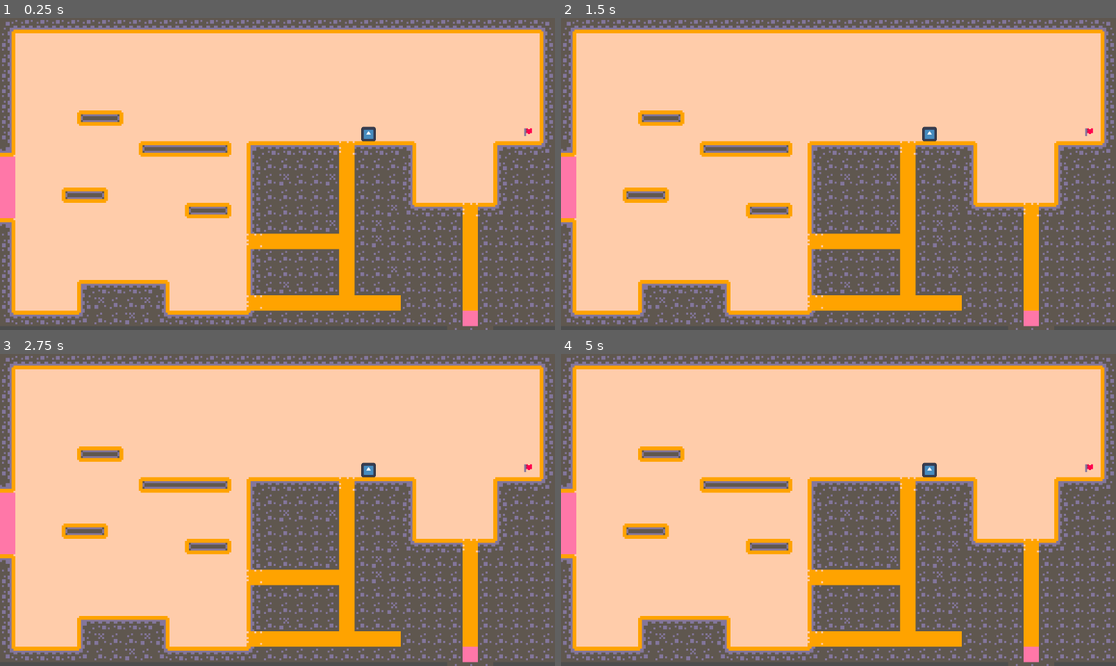
Above: before the commit, frames 1-4 (two rows, left to right).
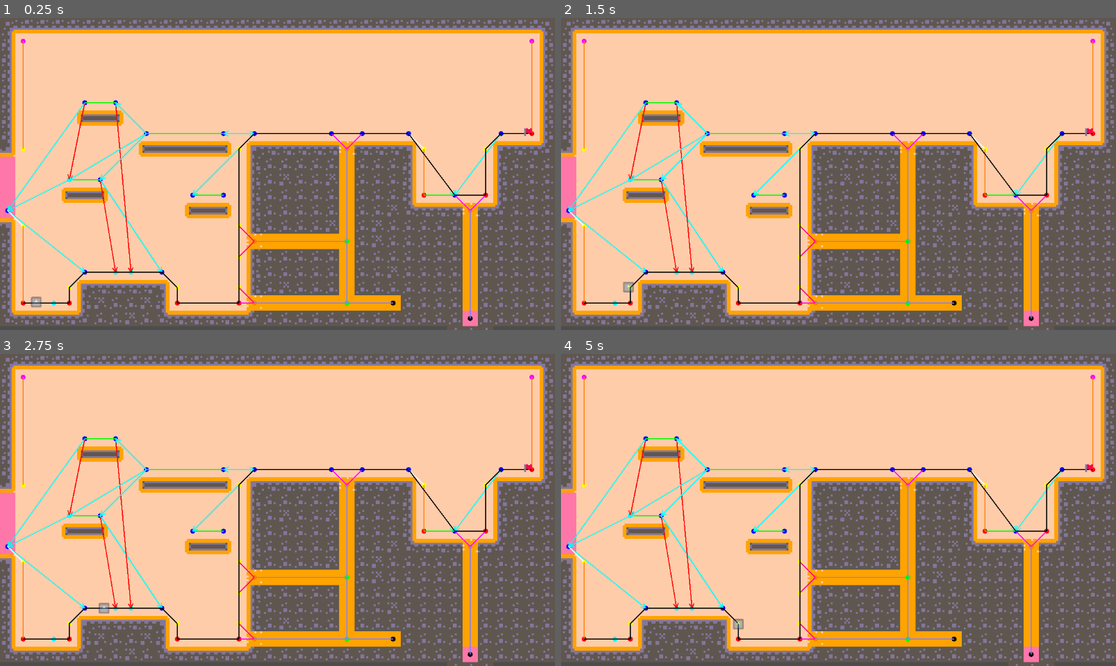
Above: after the commit, the same moments.

Repository: marolmmar1/TFG
Game: Godot game, scene res://Develop/Bioma.tscn
Same seed, same stepped clock (60 frames per second), same inputs: the game is played once before the commit and once after it. The engine's default icon, where the game draws it, is replaced by a stand-in: a white triangle on a blue panel in a dark square.
Inputs:
- Up to frame 1 (0.25 s): no input
- Up to frame 2 (1.5 s): no input
- Up to frame 3 (2.75 s): tap Enter at 2 s
- Up to frame 4 (5 s): tap Space at 2.75, 4.25 s; tap Enter at 3.5 s

The runs differ from the first frame. In frame 1, 3.1% of the frame differs, in the area x 0-97%, y 6-98%; in frame 2, 3.1%; in frame 3, 3.1%; in frame 4, 3.1%.
Error before the commit: Cannot call method 'get_used_cells' on a null value. (res://AStar/a_star.gd:57)

Commit message:
refactored and fixed some movement issues

Diff:
--- a/Creatures/GroundCreature/GroundCreature.tscn
+++ b/Creatures/GroundCreature/GroundCreature.tscn
@@ -15,7 +15,7 @@
 [ext_resource type="Script" path="res://Creatures/GroundCreature/ground_creature_ai.gd" id="13_nlyld"]
 
 [sub_resource type="CircleShape2D" id="CircleShape2D_2owua"]
-radius = 18.0278
+radius = 13.4509
 
 [node name="Creature" type="CharacterBody2D"]
 position = Vector2(714, 237)
@@ -24,11 +24,46 @@
 collision_mask = 3
 script = ExtResource("1_8im78")
 
+[node name="Raycasts" type="Node2D" parent="."]
+
+[node name="DownRaycast" type="RayCast2D" parent="Raycasts"]
+target_position = Vector2(0, 25)
+collision_mask = 3
+
+[node name="RightRaycast" type="RayCast2D" parent="Raycasts"]
+target_position = Vector2(25, 0)
+collision_mask = 3
+
+[node name="LeftRaycast" type="RayCast2D" parent="Raycasts"]
+target_position = Vector2(-25, 0)
+collision_mask = 3
+
+[node name="UpRaycast" type="RayCast2D" parent="Raycasts"]
+target_position = Vector2(0, -25)
+collision_mask = 3
+
+[node name="DLRaycast" type="RayCast2D" parent="Raycasts"]
+target_position = Vector2(-25, 25)
+collision_mask = 3
+
+[node name="DRRaycast" type="RayCast2D" parent="Raycasts"]
+target_position = Vector2(25, 25)
+collision_mask = 3
+
+[node name="ULRaycast" type="RayCast2D" parent="Raycasts"]
+target_position = Vector2(-25, -25)
+collision_mask = 3
+
+[node name="URRaycast" type="RayCast2D" parent="Raycasts"]
+target_position = Vector2(25, -25)
+collision_mask = 3
+
 [node name="CollisionShape2D" type="CollisionShape2D" parent="."]
 shape = SubResource("CircleShape2D_2owua")
 
 [node name="Sprite2D" type="Sprite2D" parent="."]
-scale = Vector2(0.28125, 0.28125)
+modulate = Color(1, 1, 1, 0.45098)
+scale = Vector2(0.209308, 0.209308)
 texture = ExtResource("2_7cq72")
 
 [node name="Controller" type="Node" parent="."]
--- a/Creatures/GroundCreature/ground_creature.gd
+++ b/Creatures/GroundCreature/ground_creature.gd
@@ -2,6 +2,7 @@
 
 @export_category("Main")
 @export var ai_time = 0.5
+@export var raycasts_length = 25
 
 @export_category("Provided")
 @export var astar: Node2D
@@ -13,14 +14,70 @@
 @onready var ai = $AI
 @onready var ai_timer: Timer = $AITimer
 
+@onready var down_raycast: RayCast2D = $Raycasts/DownRaycast
+@onready var up_raycast: RayCast2D = $Raycasts/UpRaycast
+@onready var left_raycast: RayCast2D = $Raycasts/LeftRaycast
+@onready var right_raycast: RayCast2D = $Raycasts/RightRaycast
+@onready var dl_raycast: RayCast2D = $Raycasts/DLRaycast
+@onready var dr_raycast: RayCast2D = $Raycasts/DRRaycast
+@onready var ul_raycast: RayCast2D = $Raycasts/ULRaycast
+@onready var ur_raycast: RayCast2D = $Raycasts/URRaycast
+
 func _ready() -> void:
 
 	controller.init(self)
 	ai.init(astar, controller, target)
 
+	down_raycast.target_position = Vector2(0, raycasts_length)
+	up_raycast.target_position = Vector2(0, -raycasts_length)
+	left_raycast.target_position = Vector2(-raycasts_length, 0)
+	right_raycast.target_position = Vector2(raycasts_length, 0)
+	dl_raycast.target_position = Vector2(-raycasts_length, raycasts_length)
+	dr_raycast.target_position = Vector2(raycasts_length, raycasts_length)
+	ul_raycast.target_position = Vector2(-raycasts_length, -raycasts_length)
+	ur_raycast.target_position = Vector2(raycasts_length, -raycasts_length)
+
 	# ai_timer.wait_time = ai_time
 	# ai_timer.timeout.connect(ai_tick)
 	# ai_timer.start()
+
+func check_is_on_floor() -> bool:
+	return down_raycast.is_colliding()
+
+func check_is_on_wall() -> bool:
+	return left_raycast.is_colliding() or right_raycast.is_colliding()
+
+func check_is_on_tunnel() -> bool:
+	if down_raycast.is_colliding() and up_raycast.is_colliding():
+		return true
+	elif left_raycast.is_colliding() and right_raycast.is_colliding():
+		return true
+	elif dl_raycast.is_colliding() and dr_raycast.is_colliding() and ul_raycast.is_colliding() and ur_raycast.is_colliding():
+		return true
+
+	return false
+
+func get_wall_dir() -> Vector2: #TODO do something if both
+	if left_raycast.is_colliding():
+		return Vector2.LEFT
+	elif right_raycast.is_colliding():
+		return Vector2.RIGHT
+
+	return Vector2.ZERO
+
+func set_collision_for_tunnel(value: bool): # Disable or enable collision with tunnel gates while in or out of tunnel
+	set_collision_layer_value(2, value)
+	set_collision_mask_value(2, value)
+
+	down_raycast.set_collision_mask_value(2, value)
+	up_raycast.set_collision_mask_value(2, value)
+	left_raycast.set_collision_mask_value(2, value)
+	right_raycast.set_collision_mask_value(2, value)
+	dl_raycast.set_collision_mask_value(2, value)
+	dr_raycast.set_collision_mask_value(2, value)
+	ul_raycast.set_collision_mask_value(2, value)
+	ur_raycast.set_collision_mask_value(2, value)
+
 
 func _process(delta: float) -> void:
 	ai_tick()
--- a/Creatures/GroundCreature/ground_creature_ai.gd
+++ b/Creatures/GroundCreature/ground_creature_ai.gd
@@ -1,6 +1,6 @@
 extends Node2D
 
-@export var detect_node_dist: float = 5
+@export var detect_node_dist: float = 10.0
 @export var unnecessary_jump_threshold: float = 25.0
 
 var astar_graph: Node2D
@@ -175,23 +175,13 @@
 
 
 func walk(next_node):
-	if astar_graph.tmhelper.to_world_position(next_node).x > controller.position.x:
-		controller.queue_change_state(controller.walk_state, {"direction": Vector2.RIGHT})
-	else:
-		controller.queue_change_state(controller.walk_state, {"direction": Vector2.LEFT})
+	controller.queue_change_state(controller.walk_state, {"target node": astar_graph.tmhelper.to_world_position(next_node)})
 
 func climb(next_node):
 	controller.queue_change_state(controller.climb_state, {"target node": astar_graph.tmhelper.to_world_position(next_node)})
 
 func crawl(next_node):
-	if astar_graph.tmhelper.to_world_position(next_node).y > controller.position.y:
-		controller.queue_change_state(controller.crawl_state, {"direction": Vector2.DOWN})
-	elif astar_graph.tmhelper.to_world_position(next_node).y < controller.position.y:
-		controller.queue_change_state(controller.crawl_state, {"direction": Vector2.UP})
-	elif astar_graph.tmhelper.to_world_position(next_node).x > controller.position.x:
-		controller.queue_change_state(controller.crawl_state, {"direction": Vector2.RIGHT})
-	else:
-		controller.queue_change_state(controller.crawl_state, {"direction": Vector2.LEFT})
+	controller.queue_change_state(controller.crawl_state, {"target node": astar_graph.tmhelper.to_world_position(next_node)})
 
 func switch_climbing(next_node, source_node):
 	controller.queue_change_state(controller.switch_climbing_state, {"target node": astar_graph.tmhelper.to_world_position(next_node), "source node": astar_graph.tmhelper.to_world_position(source_node)})
--- a/Creatures/GroundCreature/ground_creature_controller.gd
+++ b/Creatures/GroundCreature/ground_creature_controller.gd
@@ -55,7 +55,6 @@
 	jump_state.init(controller)
 	jump_state.on_change_state.connect(change_state)
 
-
 func _physics_process(delta: float):
 	if not controller:
 		return
--- a/Creatures/States/climb_state.gd
+++ b/Creatures/States/climb_state.gd
@@ -10,18 +10,19 @@
 func enter(vars):
 	target_node = vars["target node"]
 
-	assert(controller.is_on_wall())
-	wall_dir = -controller.get_slide_collision(0).get_normal()
+	assert(controller.check_is_on_wall())
+	wall_dir = controller.get_wall_dir()
 
 
 func check_conditions(vars) -> bool:
-	return controller.is_on_wall()
+	return controller.check_is_on_wall()
 
 func tick(delta):
-	controller.velocity.x = wall_dir.x * 0.1
+
 	controller.velocity.y = (target_node - controller.position).normalized().y * speed
-
-	if not controller.is_on_wall():
-		on_change_state.emit(fall_state, {})
+	controller.velocity.x = 0
 
 	controller.move_and_slide()
+
+	if not controller.check_is_on_wall():
+		on_change_state.emit(fall_state, {})
--- a/Creatures/States/crawl_state.gd
+++ b/Creatures/States/crawl_state.gd
@@ -3,16 +3,25 @@
 @export var speed: float = 100.0
 @export var raycast_length: float = 10.0
 
+var target_node
 
 func enter(vars):
-	controller.velocity = vars["direction"] * speed
+	target_node = vars["target node"]
+
+	controller.set_collision_for_tunnel(false) # Just in case
 
 func check_conditions(vars) -> bool:
 	return (controller.test_move(controller.global_transform, Vector2.UP * raycast_length) and \
 		controller.test_move(controller.global_transform, Vector2.DOWN * raycast_length)) or \
 		(controller.test_move(controller.global_transform, Vector2.RIGHT * raycast_length) and \
-		controller.test_move(controller.global_transform, Vector2.LEFT * raycast_length))
+		controller.test_move(controller.global_transform, Vector2.LEFT * raycast_length)) or \
+		(controller.test_move(controller.global_transform, Vector2(1, 1) * raycast_length) and \
+		controller.test_move(controller.global_transform, Vector2(-1, -1) * raycast_length) and \
+		controller.test_move(controller.global_transform, Vector2(1, -1) * raycast_length) and \
+		controller.test_move(controller.global_transform, Vector2(-1, 1) * raycast_length))
 
 func tick(delta):
 
+	controller.velocity = (target_node - controller.position).normalized() * speed
+
 	controller.move_and_slide()
--- a/Creatures/States/fall_state.gd
+++ b/Creatures/States/fall_state.gd
@@ -5,11 +5,11 @@
 @onready var idle_state = $"../Idle"
 
 func check_conditions(vars) -> bool:
-	return not controller.is_on_floor()
+	return not controller.check_is_on_floor()
 
 func tick(delta):
 
-	if controller.is_on_floor():
+	if controller.check_is_on_floor():
 		on_change_state.emit(idle_state, {})
 
 	controller.velocity.y += gravity * delta
--- a/Creatures/States/jump_state.gd
+++ b/Creatures/States/jump_state.gd
@@ -5,8 +5,10 @@
 
 @onready var fall_state = $"../Fall"
 
+var gravity
+
 func enter(vars):
-	var gravity = fall_state.gravity
+	gravity = fall_state.gravity
 	var target_node = vars["target node"] as Vector2
 
 	# We know that the max v point is target_node.y + v_jump_offset
@@ -29,12 +31,9 @@
 
 	var v0y = -sqrt(max_height * 2 * gravity)
 
-	# Look, I'm not a mathematician. I don't remember how parabolas or quadratic equations work.
-	# I don't know how this is working and why it needs a + or a - in different situations.
-	# I just know it does, and that after A LOT of trial and error, it's working properly. So don't touch it too much.
 	var t_total
 	if target_node.y > controller.position.y:
-		t_total = (-v0y + sqrt(v0y * v0y - 2 * -gravity * dist_y)) / gravity
+		t_total = (-v0y + sqrt(v0y * v0y - 2 * -gravity * dist_y)) / gravity #TODO Doesn't work. Probably not important but I'd be good to fix
 	else:
 		t_total = (-v0y + sqrt(v0y * v0y - 2 * -gravity * -dist_y)) / gravity
 
@@ -43,17 +42,22 @@
 
 	var v0x = dist_x / t_total
 
-	# print("dist_y: ", dist_y)
-	# print("dist_x: ", dist_x)
-	# print("v0y: ", v0y)
-	# print("t_total: ", t_total)
-	# print("v0x: ", v0x)
+	print("dist_y: ", dist_y)
+	print("dist_x: ", dist_x)
+	print("v0y: ", v0y)
+	print("t_total: ", t_total)
+	print("v0x: ", v0x)
 
 	controller.velocity = Vector2(v0x, v0y)
 
+
+func tick(delta):
+	controller.velocity.y += gravity * delta
 	controller.move_and_slide()
 
-	on_change_state.emit(fall_state, {})
+	if not controller.check_is_on_floor():
+		on_change_state.emit(fall_state, {})
+
 
 func check_conditions(vars) -> bool:
-	return controller.is_on_floor()
+	return controller.check_is_on_floor()
--- a/Creatures/States/switch_climbing_state.gd
+++ b/Creatures/States/switch_climbing_state.gd
@@ -30,7 +30,7 @@
 
 
 func check_conditions(vars) -> bool:
-	if not (controller.is_on_wall() or controller.is_on_floor()):
+	if not (controller.check_is_on_wall() or controller.check_is_on_floor()):
 		return false
 
 	var _target_node = vars["target node"] as Vector2
@@ -48,7 +48,7 @@
 
 		if anim_time < 0.1: # Time to get into position
 			# Sprite anim
-			if controller.is_on_wall():
+			if controller.check_is_on_wall():
 				controller.velocity = Vector2(0, source_node.y - controller.position.y).normalized() * fix_pos_speed
 			else:
 				controller.velocity = Vector2(source_node.x - controller.position.x, 0).normalized() * fix_pos_speed
@@ -69,10 +69,10 @@
 	else:
 		#Fix position
 
-		if final_state == idle_climb_state and not controller.is_on_wall():
+		if final_state == idle_climb_state and not controller.check_is_on_wall():
 			controller.velocity.x = fix_pos_speed if (target_node.x - source_node.x) < 0 else -fix_pos_speed
 			controller.move_and_slide()
-		elif final_state == idle_state and not controller.is_on_floor():
+		elif final_state == idle_state and not controller.check_is_on_floor():
 			controller.velocity.y = fix_pos_speed
 			controller.move_and_slide()
 
--- a/Creatures/States/switch_crawl_climb_state.gd
+++ b/Creatures/States/switch_crawl_climb_state.gd
@@ -35,7 +35,7 @@
 
 
 func check_conditions(vars) -> bool:
-	if not (controller.is_on_wall() or controller.is_on_floor()):
+	if not (controller.check_is_on_wall() or controller.check_is_on_floor()):
 		return false
 
 	var _target_node = vars["target node"] as Vector2
@@ -68,11 +68,9 @@
 		else:
 			# Animation complete
 			if final_state == idle_crawl_state:
-				controller.set_collision_layer_value(2, false) # Disable collision with tunnel gates while crawling
-				controller.set_collision_mask_value(2, false)
+				controller.set_collision_for_tunnel(false)
 			else:
-				controller.set_collision_layer_value(2, true) # Enable collision when out of tunnel
-				controller.set_collision_mask_value(2, true)
+				controller.set_collision_for_tunnel(true)
 
 			controller.position = target_node
 			completed = true
@@ -80,7 +78,7 @@
 	else:
 		#Fix position
 
-		if final_state == idle_climb_state and not controller.is_on_wall():
+		if final_state == idle_climb_state and not controller.check_is_on_wall():
 			controller.velocity.x = fix_pos_speed if (target_node.x - source_node.x) < 0 else -fix_pos_speed
 			controller.move_and_slide()
 
--- a/Creatures/States/switch_crawl_walk_state.gd
+++ b/Creatures/States/switch_crawl_walk_state.gd
@@ -35,7 +35,7 @@
 
 
 func check_conditions(vars) -> bool:
-	if not (controller.is_on_wall() or controller.is_on_floor()):
+	if not (controller.check_is_on_wall() or controller.check_is_on_floor()):
 		return false
 
 	var _target_node = vars["target node"] as Vector2
@@ -68,11 +68,9 @@
 		else:
 			# Animation complete
 			if final_state == idle_crawl_state:
-				controller.set_collision_layer_value(2, false) # Disable collision with tunnel gates while crawling
-				controller.set_collision_mask_value(2, false)
+				controller.set_collision_for_tunnel(false)
 			else:
-				controller.set_collision_layer_value(2, true) # Enable collision when out of tunnel
-				controller.set_collision_mask_value(2, true)
+				controller.set_collision_for_tunnel(true)
 
 			controller.position = target_node
 			completed = true
@@ -80,7 +78,7 @@
 	else:
 		#Fix position
 		print("Fixing position")
-		if final_state == idle_state and not controller.is_on_floor():
+		if final_state == idle_state and not controller.check_is_on_floor():
 			controller.velocity.y = fix_pos_speed
 			controller.move_and_slide()
 
--- a/Creatures/States/walk_state.gd
+++ b/Creatures/States/walk_state.gd
@@ -4,16 +4,20 @@
 
 @onready var fall_state = $"../Fall"
 
+var target_node
+
 func enter(vars):
-	controller.velocity.x = vars["direction"].x * speed
-	controller.velocity.y = 0.1
+	target_node = vars["target node"]
 
 func check_conditions(vars) -> bool:
-	return controller.is_on_floor()
+	return controller.check_is_on_floor()
 
 func tick(delta):
 
-	if not controller.is_on_floor():
-		on_change_state.emit(fall_state, {})
+	controller.velocity.x = (target_node - controller.position).normalized().x * speed
+	controller.velocity.y = 0
 
 	controller.move_and_slide()
+
+	if not controller.check_is_on_floor():
+		on_change_state.emit(fall_state, {})
--- a/Develop/Bioma.tscn
+++ b/Develop/Bioma.tscn
@@ -285,7 +285,8 @@
 format = 2
 layer_0/tile_data = PackedInt32Array(1245186, 262149, 2, 1245187, 262149, 2, 1245188, 262149, 2, 1245189, 262149, 2, 12 …(11666 unchanged characters)…
 
-[node name="AStar" parent="." instance=ExtResource("2_hqvih")]
+[node name="AStar" parent="." node_paths=PackedStringArray("tilemap") instance=ExtResource("2_hqvih")]
+tilemap = NodePath("../TileMap")
 
 [node name="DebugTarget" type="Node2D" parent="."]
 position = Vector2(1096, 229)
@@ -297,6 +298,6 @@
 texture = ExtResource("6_tqb5n")
 
 [node name="Creature" parent="." node_paths=PackedStringArray("astar", "target") instance=ExtResource("7_t4mvu")]
-position = Vector2(765, 233)
-astar = NodePath("")
+position = Vector2(52, 590)
+astar = NodePath("../AStar")
 target = NodePath("../DebugTarget")
